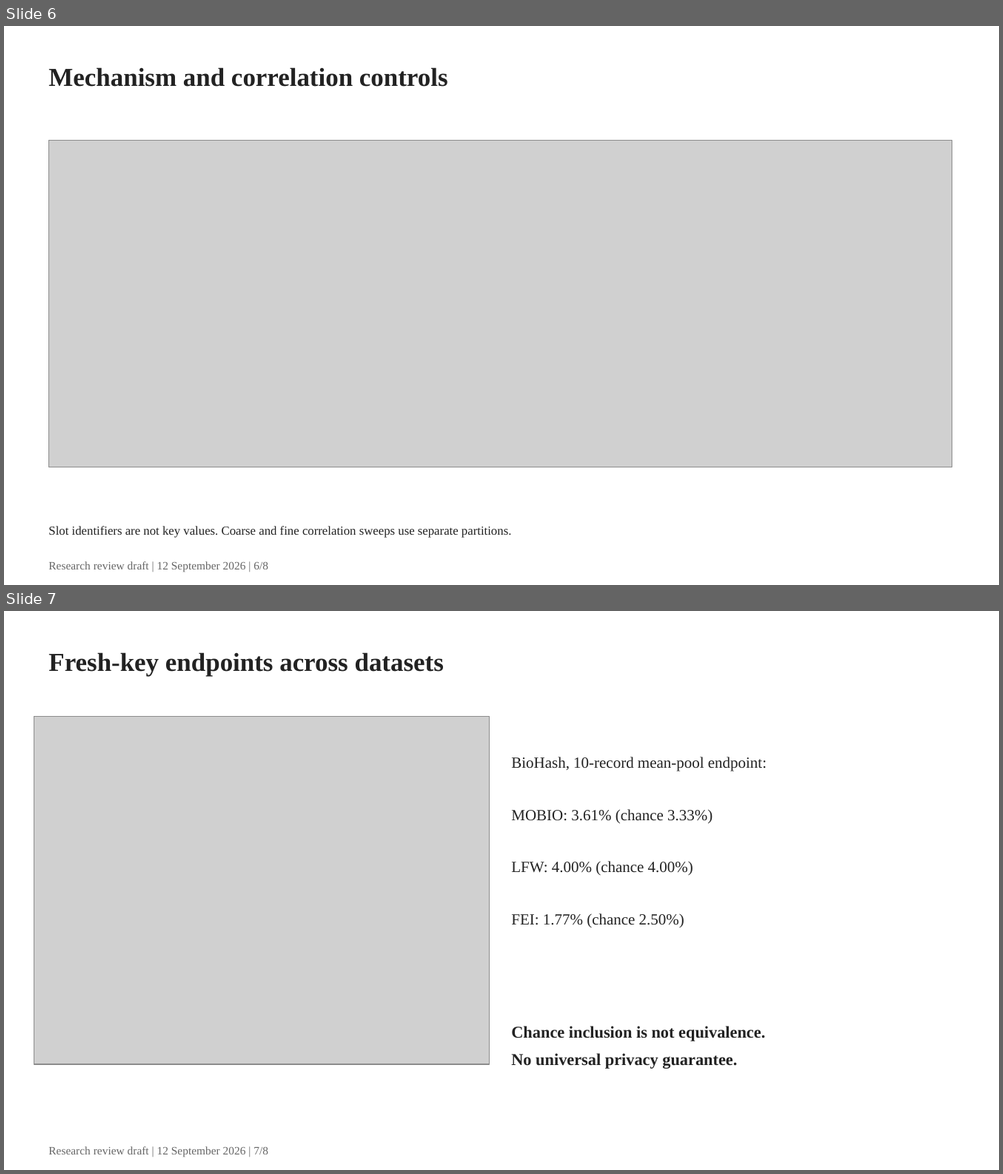
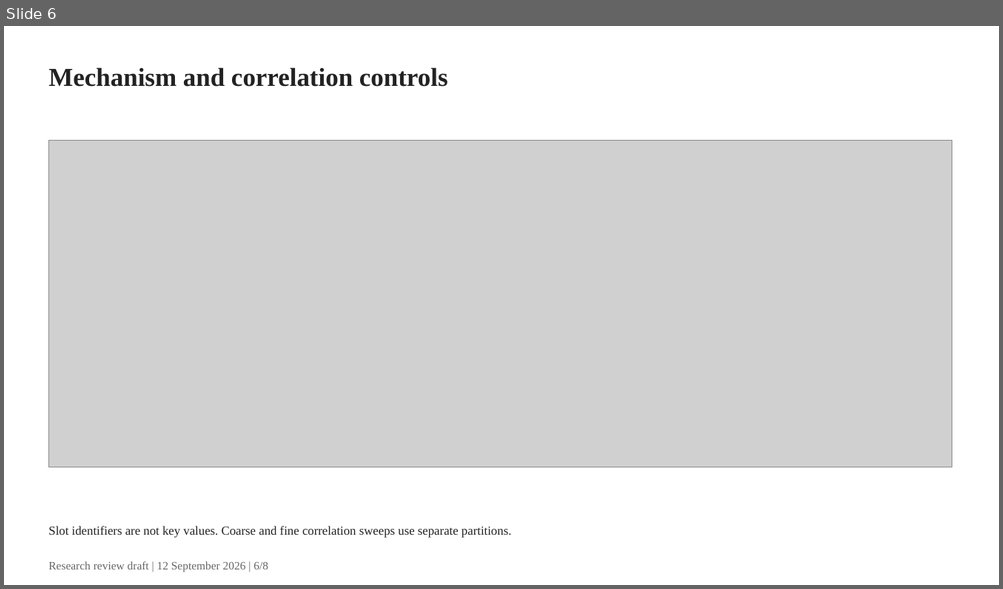
Before and after one commit to gigioneggiando/biometric-template-leakage, a slide deck: reports/slides/research_review.pptx. Shown one above the other, each under a label of ours: slides 6 and 7 before the commit, slide 6 after it. The pictures are 1003x1174 and 1003x589 pixels, drawn with LibreOffice and Linux fonts; fonts in the diff are those of the drawing; grey boxes stand for pictures. Boxes give left, top, right and bottom in pixels: in the first picture for what was removed or moved away, otherwise in the second. Text is boxed around its words. In the diff, an @@ line names an element or a change of style, - is before the commit and + after.

Commit message:
Report approved scheme pilots and refresh research evidence package

```diff
--- a/reports/slides/research_review.pptx
+++ b/reports/slides/research_review.pptx
@@ slide 7 removed at box(4, 611, 999, 1170), background #FFFFFF @@
@@ text removed at box(48, 652, 444, 677) @@
-Fresh-key endpoints across datasets
@@ picture removed at box(34, 717, 489, 1065) @@
@@ text removed at box(511, 757, 766, 928) @@
-BioHash, 10-record mean-pool endpoint:
-MOBIO: 3.61% (chance 3.33%)
-LFW: 4.00% (chance 4.00%)
-FEI: 1.77% (chance 2.50%)
@@ text removed at box(511, 1026, 765, 1069) @@
-Chance inclusion is not equivalence.
-No universal privacy guarantee.
@@ text removed at box(48, 1147, 268, 1158) @@
-Research review draft | 12 September 2026 | 7/8
```
Also in this commit, not shown: 4 slides changed, 1 slide added, 45 other files.
